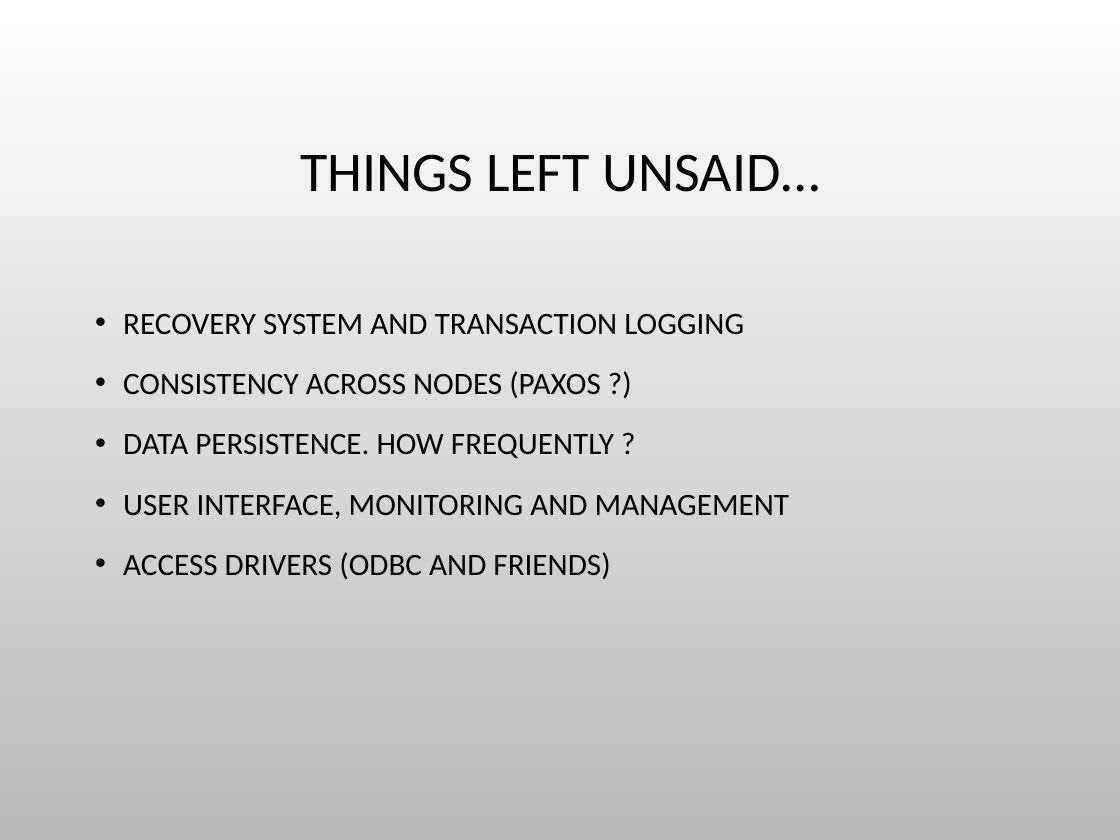
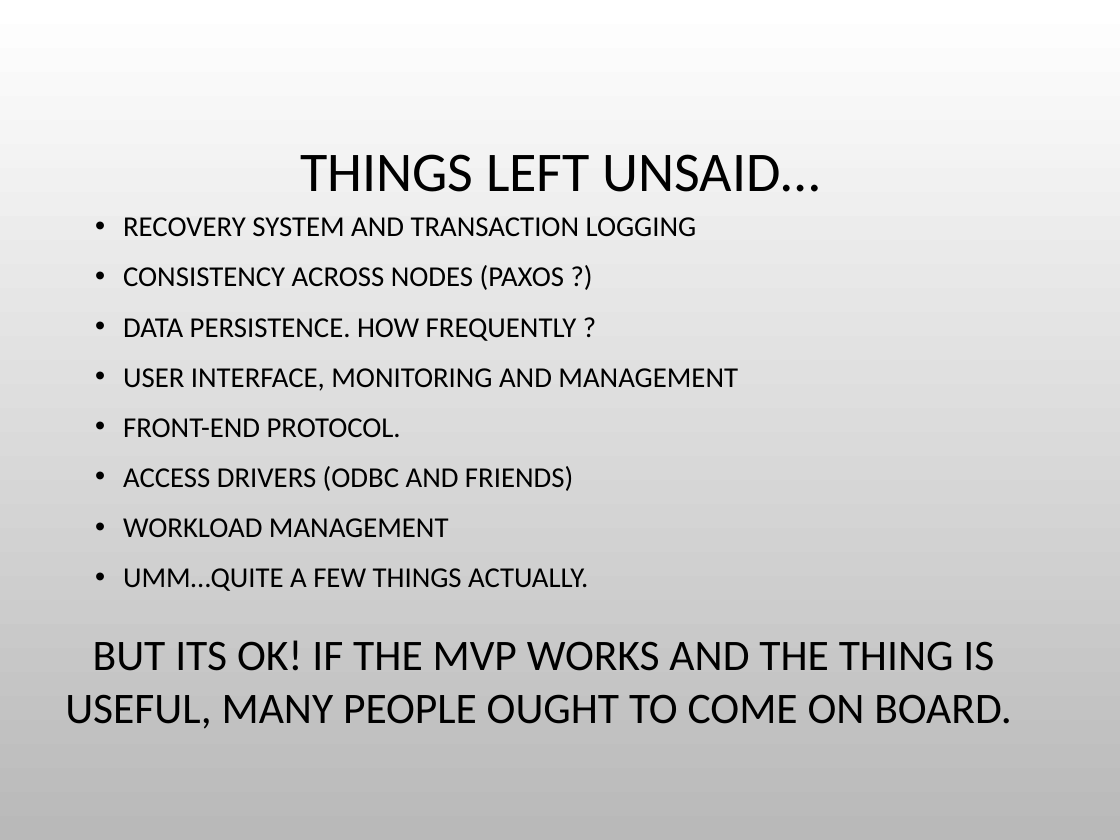
Before and after one commit to charlesduffy/erlysql, a slide deck: slide 25 of doc/Pitch1.pptx (slide 24 before the commit). Drawn at 1120x840 pixels with LibreOffice and Linux fonts; fonts in the diff are those of the drawing; background and template pictures are left out. Boxes give left, top, right and bottom in pixels: in the first picture for what was removed or moved away, otherwise in the second. Text is boxed around its words. In the diff, an @@ line names an element or a change of style, - is before the commit and + after.

```diff
--- a/doc/Pitch1.pptx
+++ b/doc/Pitch1.pptx
@@ text "RECOVERY SYSTEM AND TRANSACTION LOGGING": place and size @@
-text "RECOVERY SYSTEM AND TRANSACTION LOGGING" at [123,314,790,579]
+text "RECOVERY SYSTEM AND TRANSACTION LOGGING" at [123,217,738,591]
@@ text at [123,217,738,491]: size 20 to 18.5 pt in "RECOVERY SYSTEM AND TRANSACTION LOGGING", "CONSISTENCY ACROSS NODES (PAXOS ?)", "DATA PERSISTENCE. HOW FREQUENTLY ?", "USER INTERFACE, MONITORING AND MANAGEMENT" and 1 more places; line spacing 1.2 to 1 @@
@@ text at [123,418,401,437]: paragraph added @@
+• FRONT-END PROTOCOL.
@@ text at [123,518,588,591]: paragraphs added @@
+• WORKLOAD MANAGEMENT
+• UMM…QUITE A FEW THINGS ACTUALLY.
@@ text added at [65,640,1011,729], 28 pt, text #000000 @@
+BUT ITS OK! IF THE MVP WORKS AND THE THING IS USEFUL, MANY PEOPLE OUGHT TO COME ON BOARD.
```
Also in this commit, not shown: 11 other slides changed, 9 slides added, 9 slides removed, 1 other file.
